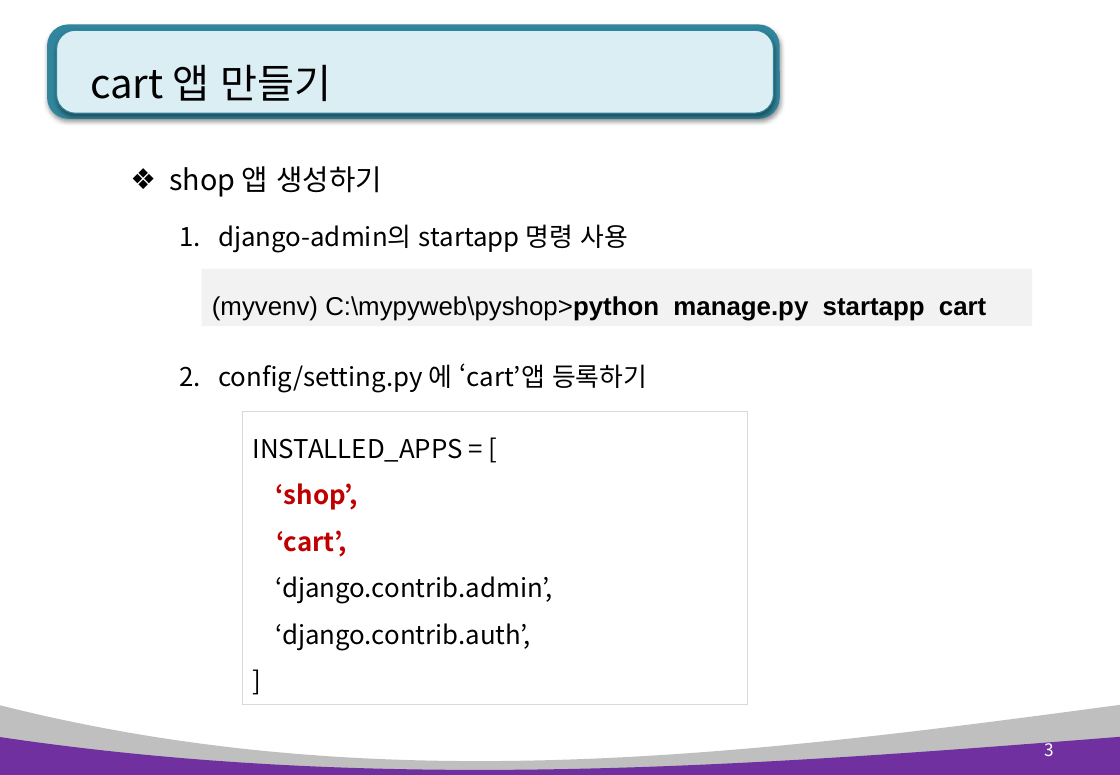
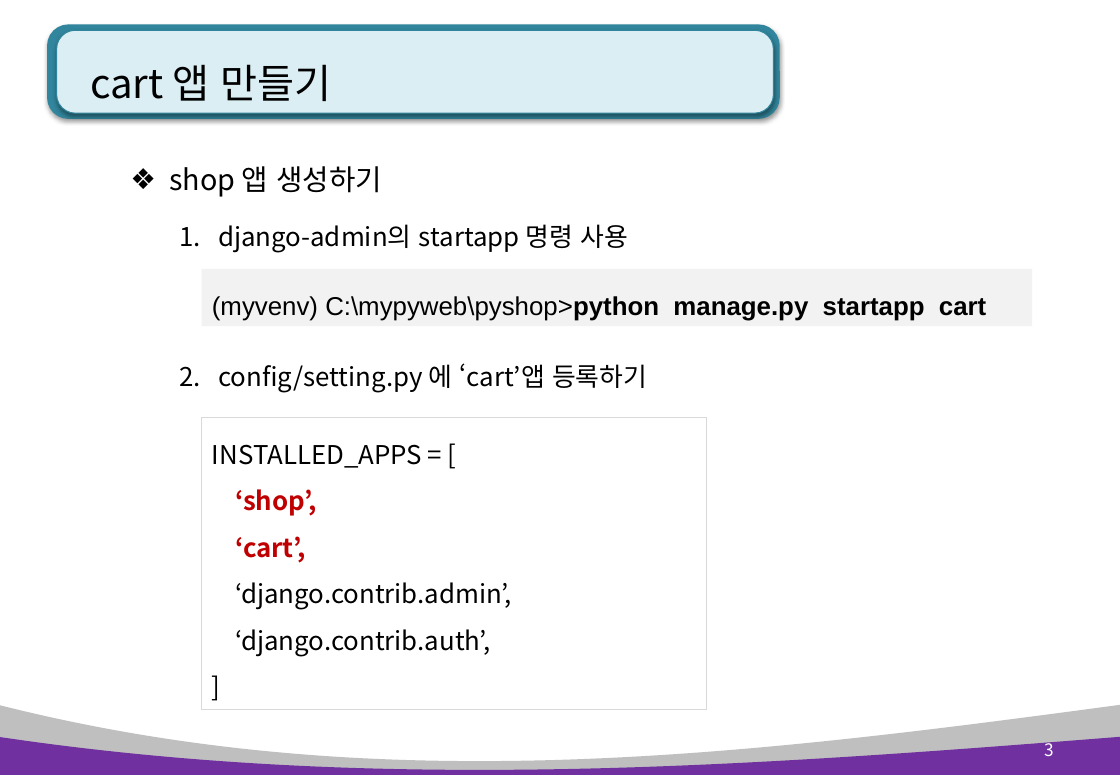
Before and after one commit to kiyongee2/green_project_web, a slide deck: slide 3 of django_ppt/shop_ppt/2장. cart(장바구니).pptx. Drawn at 1120x775 pixels with LibreOffice and Linux fonts; fonts in the diff are those of the drawing. Boxes give left, top, right and bottom in pixels: in the first picture for what was removed or moved away, otherwise in the second. Text is boxed around its words. In the diff, an @@ line names an element or a change of style, - is before the commit and + after.

Commit message:
cart ppt

```diff
--- a/django_ppt/shop_ppt/2장. cart(장바구니).pptx
+++ b/django_ppt/shop_ppt/2장. cart(장바구니).pptx
@@ rectangle "INSTALLED_APPS = [": place and size @@
-rectangle "INSTALLED_APPS = [" at [243, 413, 748, 705]
+rectangle "INSTALLED_APPS = [" at [202, 418, 706, 710]
```
Also in this commit, not shown: 4 other slides changed, 2 slides added, 2 other files.
